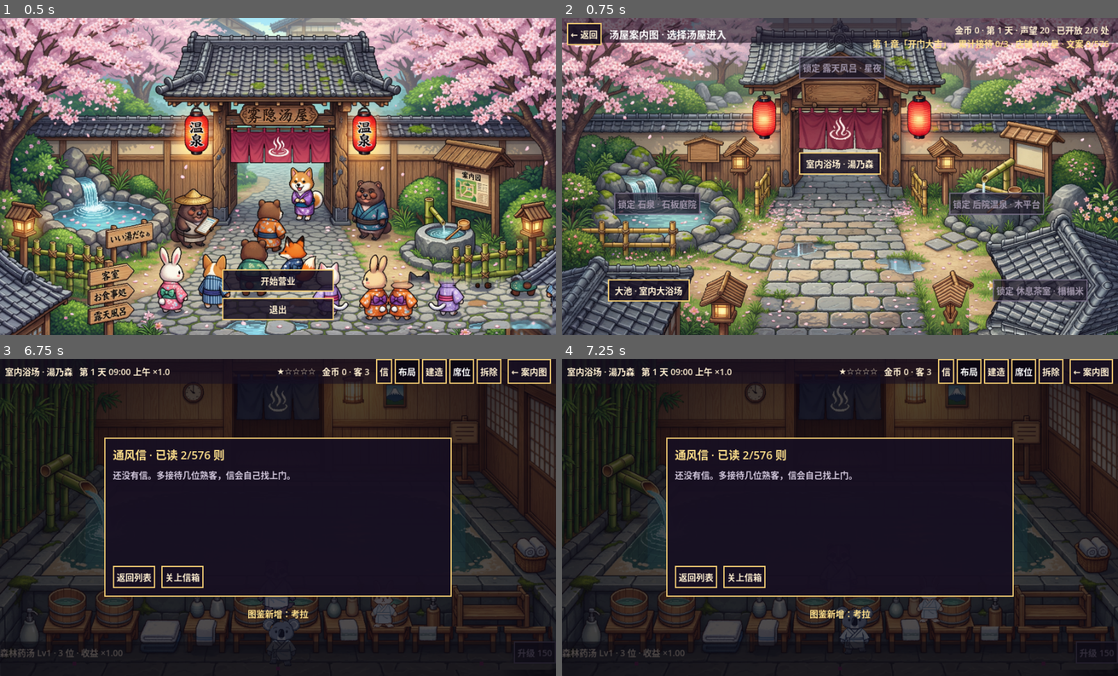
Above: before the commit, frames 1-4 (two rows, left to right).
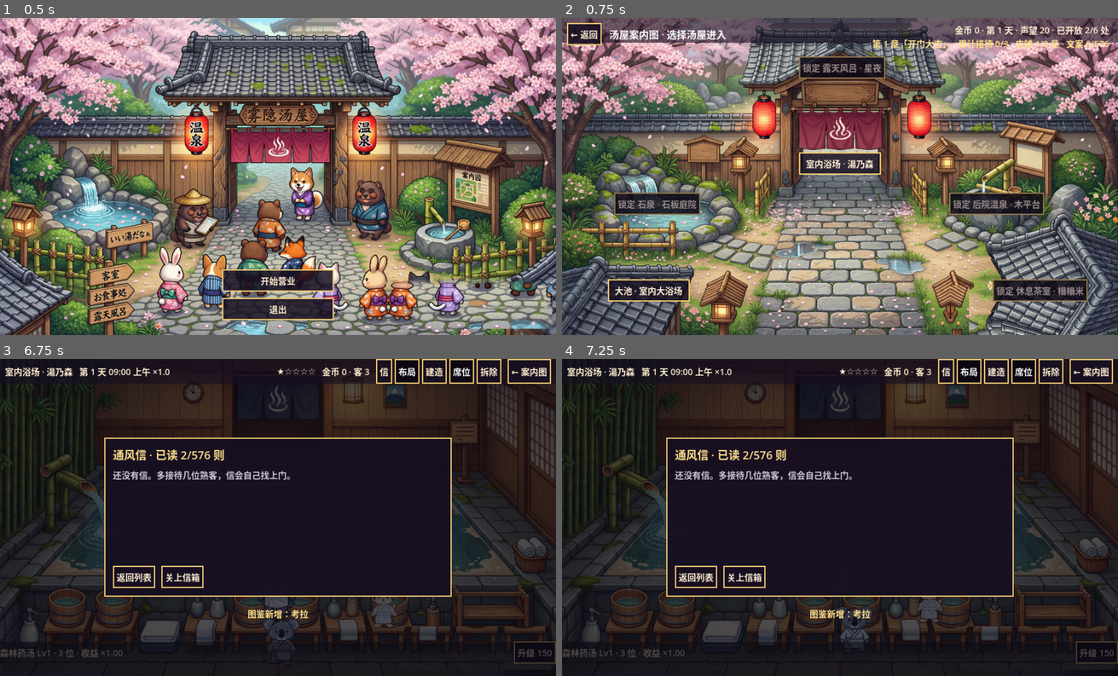
Above: after the commit, the same moments.

Repository: lpc1013/wuyintangwu
Game: Godot game, scene res://scenes/title.tscn
The game is run twice, just before and just after one commit, with the same random seed, the same clock (stepped at 60 frames per second) and the same inputs.
Inputs (mouse positions are in pixels of both pictures, inside the frame that each line leads up to):
- Up to frame 1 (0.5 s): no input
- Up to frame 2 (0.75 s): click "开始营业" at 0.5 s
- Up to frame 3 (6.75 s): click "大池 · 室内大浴场" at 1.25 s; click "← 案内图" at 2 s; click "室内浴场 · 湯乃森" at 2.75 s; click "信" at 3.5 s; click "布局" at 4.25 s; click "建造" at 5 s; click "席位" at 5.75 s; click (550, 653) at 6.5 s
- Up to frame 4 (7.25 s): no input

Frame 1 is identical in both runs. In frame 2, 3.1% of the frame differs, in the area x 9-95%, y 12-90%; in frame 3, less than 0.1%; in frame 4, less than 0.1%.

Commit message:
feat(unlock): 锁着的门点下去报出还差多少，不再是一颗死键
案内图的未开放房间按钮此前 disabled+tooltip：手机端没有悬停，点上去一片死寂，
玩家只会以为界面坏了。现在一律可点，点一下把「声望 N 解锁（当前 X，还差 Y）」
亮在顶栏 5 秒；扩建面板同理，钱不够时按钮照常能点，toast 说清差多少金币。
selfcheck 新增一条锁键可点断言，shot 加 maphint 面板模式拍这行提示。

Diff:
--- a/godot/scripts/game_manager.gd
+++ b/godot/scripts/game_manager.gd
@@ -831,7 +831,9 @@
 	return reputation >= float(unlock_rep(room_id))
 
 func lock_text(room_id: String) -> String:
-	return "声望 %d 解锁（当前 %d）" % [unlock_rep(room_id), int(floor(reputation))]
+	var need := unlock_rep(room_id)
+	var now := int(floor(reputation))
+	return "声望 %d 解锁（当前 %d，还差 %d）" % [need, now, need - now]
 
 func unlocked_count() -> int:
 	var n := 0
--- a/godot/scripts/map_hub.gd
+++ b/godot/scripts/map_hub.gd
@@ -1,8 +1,13 @@
 extends Control
-## 案内图：按 map_anchor 摆房间按钮，未达声望门槛的房间置灰并标注解锁条件。
+## 案内图：按 map_anchor 摆房间按钮。未达声望门槛的置灰但仍可点，点一下把解锁条件亮出来。
 
 const HUD_TOP := 8.0
 const HUD_RIGHT := -14.0
+## 解锁条件那行亮多久：它顶替的是原来那颗 tooltip，太短等于没说
+const HINT_SECONDS := 5.0
+
+var _hint: Label
+var _hint_left := 0.0
 
 func _ready() -> void:
 	GameManager.style_button(%BackButton)
@@ -16,12 +21,28 @@
 		GameManager.style_button(button)
 		# 高度可能被 style_button 抬过，居中要按抬完的真实尺寸算
 		button.position = cfg.map_anchor - button.custom_minimum_size * 0.5
-		button.pressed.connect(GameManager.goto_room.bind(room_id))
+		button.pressed.connect(_on_room_pressed.bind(room_id))
 		if not open:
-			button.disabled = true
-			button.tooltip_text = GameManager.lock_text(room_id)
+			# 不许 disabled：手机端没有 tooltip，点下去一片死寂，玩家只会以为这颗按钮坏了
+			button.modulate = Color(0.6, 0.58, 0.66, 1.0)
 		%RoomButtons.add_child(button)
 	_build_hud()
+	_hint = _hud_label(HUD_TOP + 44.0, "", Color(1.0, 0.78, 0.48, 1.0))
+
+## 点开的房间直接进，点未开的把差多少声望亮出来——门槛由玩家自己够，不是替他藏起来
+func _on_room_pressed(room_id: String) -> void:
+	if GameManager.is_unlocked(room_id):
+		GameManager.goto_room(room_id)
+		return
+	_hint.text = "%s：%s" % [String(GameManager.ROOMS[room_id].label),
+			GameManager.lock_text(room_id)]
+	_hint_left = HINT_SECONDS
+
+func _process(delta: float) -> void:
+	if _hint_left > 0.0:
+		_hint_left -= delta
+		if _hint_left <= 0.0:
+			_hint.text = ""
 
 ## 顶部进度条：金币 / 天数 / 声望 / 已解锁房间数（靠右，让出左侧标题）
 func _build_hud() -> void:
@@ -34,7 +55,7 @@
 		GameManager.chapter + 1, String(c.name), GameManager.chapter_goal(),
 		GameManager.story_log.size(), Story.line_count()], Color(1.0, 0.88, 0.55, 1.0))
 
-func _hud_label(top: float, text: String, color: Color) -> void:
+func _hud_label(top: float, text: String, color: Color) -> Label:
 	var label := Label.new()
 	label.text = text
 	label.set_anchors_and_offsets_preset(Control.PRESET_TOP_WIDE, Control.PRESET_MODE_MINSIZE)
@@ -45,3 +66,4 @@
 	label.add_theme_color_override("font_color", color)
 	label.add_theme_font_size_override("font_size", 14)
 	add_child(label)
+	return label
--- a/godot/scripts/room_view.gd
+++ b/godot/scripts/room_view.gd
@@ -819,7 +819,8 @@
 		else:
 			var cost := GameManager.upgrade_cost(room_id, pi)
 			expand_rows[pi].button.text = "升级 %d" % cost
-			expand_rows[pi].button.disabled = not GameManager.can_upgrade(room_id, pi)
+			# 钱不够时不许 disabled：那一下点下去要告诉他差多少金币，而不是变成一颗死键
+			expand_rows[pi].button.disabled = false
 			expand_rows[pi].button.tooltip_text = "多 1 个位，收益与单日额度同步提升"
 
 ## 升级后按新等级重算容量，空出来的位立刻可以接待
@@ -842,7 +843,8 @@
 		_toast("扩建完成：%s 升到 Lv%d" % [String(GameData.pool(String(pools[pi].type)).get("name", "汤池")),
 				GameManager.pool_level(room_id, pi)])
 	else:
-		_toast("金币不够，或者已是最高等级")
+		var cost := GameManager.upgrade_cost(room_id, pi)
+		_toast("这一级要 %d 金币，还差 %d" % [cost, cost - GameManager.coins])
 	_refresh_expand()
 	_update_hud()
 
--- a/godot/scripts/selfcheck.gd
+++ b/godot/scripts/selfcheck.gd
@@ -36,6 +36,27 @@
 		print("OK ", path, " nodes=", _count(inst))
 		inst.queue_free()
 	var gm_node: Node = root.get_node("GameManager")
+	# 案内图：锁着的房间键不许是死键——手机端没有 tooltip，点下去必须报出解锁条件
+	gm_node.reputation = 0.0
+	var map: Node = (load("res://scenes/map.tscn") as PackedScene).instantiate()
+	root.add_child(map)
+	var locked := 0
+	var dead := 0
+	for b: Node in map.get_node("RoomButtons").get_children():
+		var btn := b as Button
+		if btn.text.begins_with("锁定"):
+			locked += 1
+		if btn.disabled:
+			dead += 1
+	map.call("_on_room_pressed", "chashitsu")
+	var hint: Label = map.get("_hint")
+	if dead > 0 or locked == 0 or hint == null or not hint.text.contains("声望"):
+		printerr("FAIL 案内图锁着的房间点了没反应: 锁=", locked, " 死键=", dead,
+				" 提示=", hint.text if hint != null else "<无>")
+		failures += 1
+	else:
+		print("OK map: ", locked, " 颗锁着的房间键都可点，点出「", hint.text, "」")
+	map.queue_free()
 	for room_id: String in gm_node.ROOMS:
 		gm_node.current_room = room_id
 		var room: Node = (load("res://scenes/room.tscn") as PackedScene).instantiate()
--- a/godot/scripts/shot.gd
+++ b/godot/scripts/shot.gd
@@ -4,8 +4,10 @@
 ##        <scene_or_room> <out_png> [wait_frames] [hour] [time_scale] [toast_text] [panel]
 ## APPDATA 必须改指：4.7 已没有 --user-dir 参数，存档默认落在玩家真实进度目录。
 ## hour/time_scale 用来验证昼夜时段与夜罩；toast_text 仅用于检查提示条排版。
-## panel 取 build:<id> / expand / report / float / gait / review:<星级> / story:<mode>[:<物种>]，
-## 分别检查建造调色板、扩建面板、每日结算弹窗、金币飘字、步态连拍、点评条配色与剧情界面。
+## panel 取 build:<id> / expand / report / float / gait / review:<星级> / story:<mode>[:<物种>]
+## / maphint，分别检查建造调色板、扩建面板、每日结算弹窗、金币飘字、步态连拍、
+## 点评条配色、剧情界面，以及案内图上点锁着的房间那一下
+## （maphint 配 rep:<声望> 用，target 给 res://scenes/map.tscn）。
 ## story 的 mode：chat 对白卡、chapter 章节卡、bubble 头顶气泡、mail 信箱列表、letter 单封信正文。
 ## gait 是步态实验台：自己往房间里放几位指定物种的客人并排走，
 ## 攒成一张「行=物种、列=时刻」的胶片直接写进 out_png（不带 %d）。
@@ -80,7 +82,7 @@
 			panel_mode = "review"
 			# review:2 这样的尾巴用来换星级，三档配色各拍一张才看得出差别
 			review_stars = 5 if extra.length() < 7 else extra.substr(7).to_int()
-		elif extra == "expand" or extra == "report" or extra == "float":
+		elif extra == "expand" or extra == "report" or extra == "float" or extra == "maphint":
 			panel_mode = extra
 	if args.size() > 7 and args[7].begins_with("rep:"):
 		start_rep = args[7].substr(4).to_float()
@@ -148,6 +150,9 @@
 func _open_panel() -> void:
 	if toast_text != "" and current_scene.has_method("_toast"):
 		current_scene._toast(toast_text)
+	if panel_mode == "maphint" and current_scene.has_method("_on_room_pressed"):
+		# 替玩家点一下那颗锁着的键：要拍的就是点完之后亮出来的那行解锁条件
+		current_scene._on_room_pressed("chashitsu")
 	if panel_mode == "build":
 		# 只画不买：截图不该污染存档。落在本房间的地面块上才看得出摆放规则
 		var lots: Array = gm.room_cfg(gm.current_room).lots
